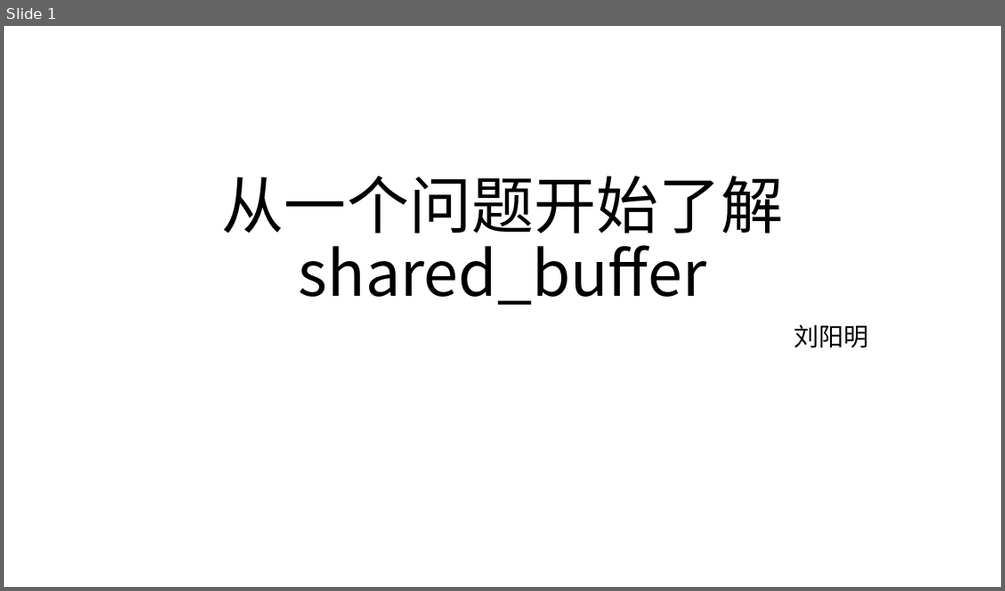
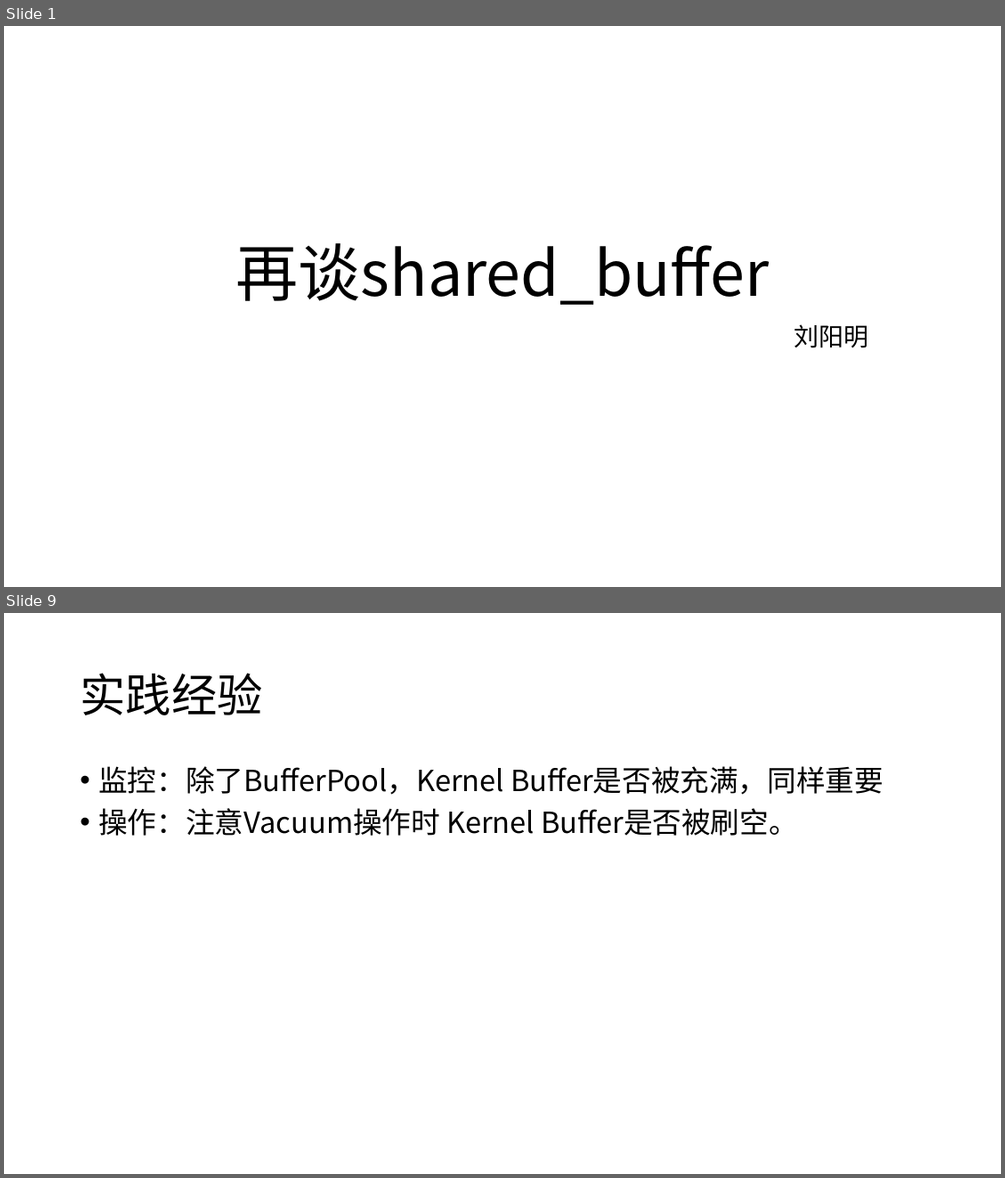
Before and after one commit to yummyliu/papers, a slide deck: pg-buffer.pptx. Shown one above the other, each under a label of ours: slide 1 before the commit, slides 1 and 9 after it; the slides between them are not shown. The pictures are 1005x591 and 1005x1178 pixels, drawn with LibreOffice and Linux fonts; fonts in the diff are those of the drawing. Boxes give left, top, right and bottom in pixels: in the first picture for what was removed or moved away, otherwise in the second. Text is boxed around its words. In the diff, an @@ line names an element or a change of style, - is before the commit and + after.

```diff
--- a/pg-buffer.pptx
+++ b/pg-buffer.pptx
@@ slide 9 added at <box>4,613,1001,1174</box>, background #FFFFFF @@
@@ title added at <box>80,673,262,715</box>, 44 pt, text #000000 @@
+实践经验
@@ text added at <box>98,766,883,835</box>, 28 pt, text #000000 @@
+• 监控：除了BufferPool，Kernel Buffer是否被充满，同样重要
+• 操作：注意Vacuum操作时 Kernel Buffer是否被刷空。
@@ slide 1 changed as well @@
@@ title at <box>236,243,769,305</box>: text changed @@
-从一个问题开始了解shared_buffer
+再谈shared_buffer
```
Also in this commit, not shown: 1 other slide changed, 13 other slides added, 5 other files.
